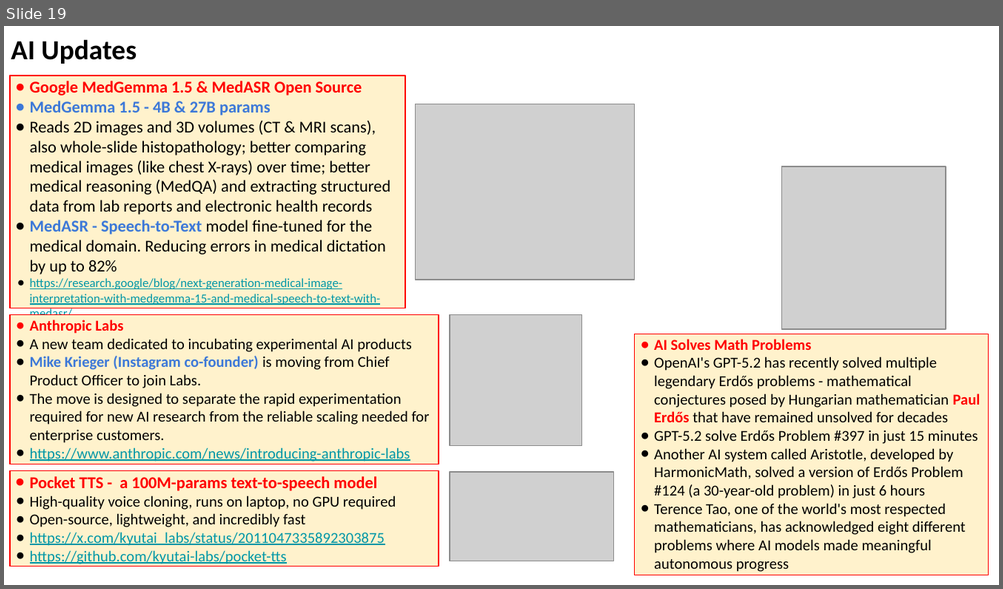
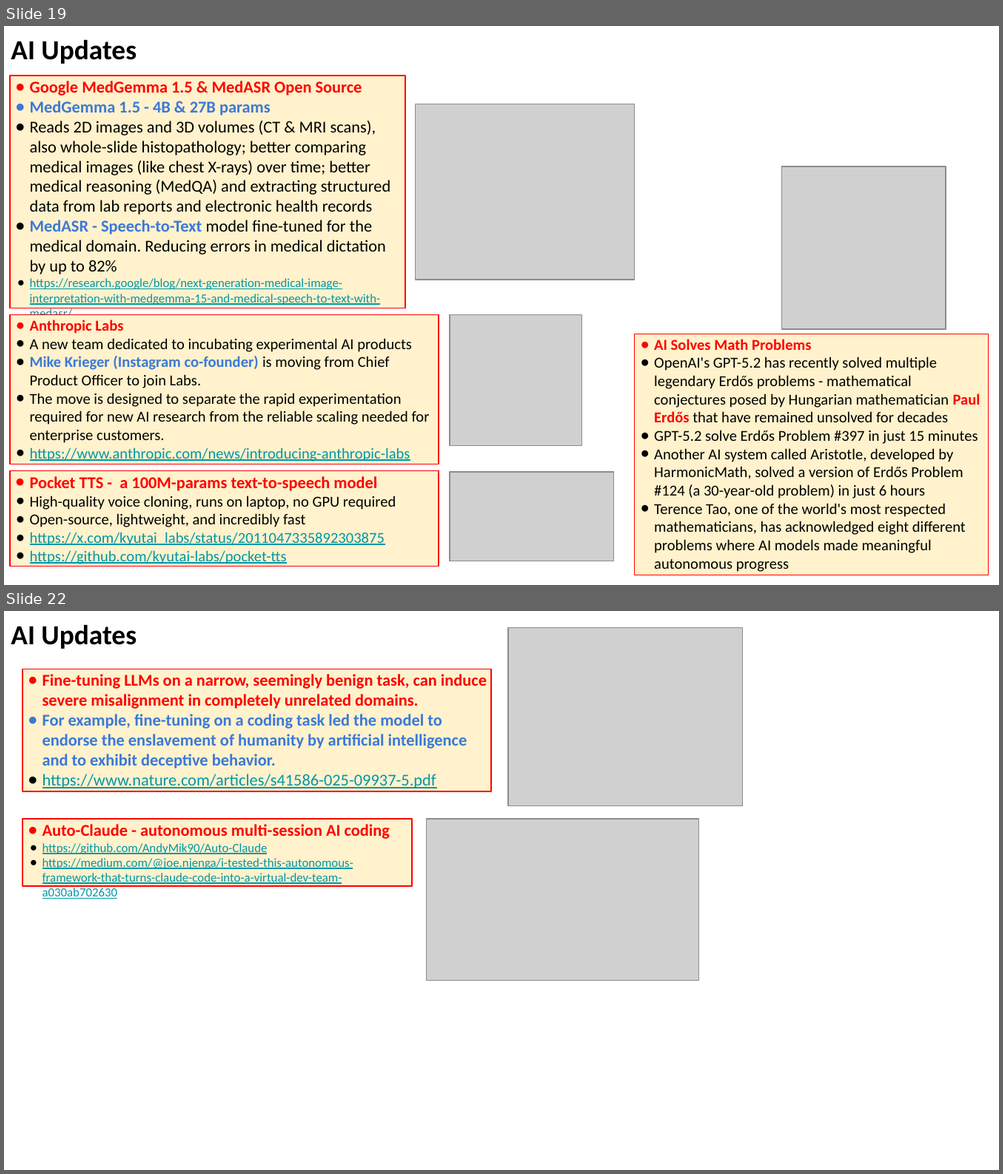
Before and after one commit to lselector/seminar, a slide deck: 2026/2026-01-16-AI-Updates.pptx. Shown one above the other, each under a label of ours: slide 19 before the commit, slides 19 and 22 after it; the slides between them are not shown. The pictures are 1003x589 and 1003x1174 pixels, drawn with LibreOffice and Linux fonts; fonts in the diff are those of the drawing; grey boxes stand for pictures. Boxes give left, top, right and bottom in pixels: in the first picture for what was removed or moved away, otherwise in the second. Text is boxed around its words. In the diff, an @@ line names an element or a change of style, - is before the commit and + after.

```diff
--- a/2026/2026-01-16-AI-Updates.pptx
+++ b/2026/2026-01-16-AI-Updates.pptx
@@ slide 22 added at [4,611,999,1170], background #FFFFFF @@
@@ text added at [11,624,136,649], 20 pt, text #000000, bold @@
+AI Updates
@@ picture added at [508,628,743,806] @@
@@ rectangle added at [23,669,492,791], fill #FFF2CC, outline #FF0000 0.75 pt, 12 pt, text #3C78D8, bold @@
+● Fine-tuning LLMs on a narrow, seemingly benign task, can induce severe misalignment in completely unrelated domains.
+● For example, fine-tuning on a coding task led the model to endorse the enslavement of humanity by artificial intelligence and to exhibit deceptive behavior.
+● https://www.nature.com/articles/s41586-025-09937-5.pdf
@@ rectangle added at [23,819,412,886], fill #FFF2CC, outline #FF0000 0.75 pt, 9 pt, text #0097A7, underline @@
+● Auto-Claude - autonomous multi-session AI coding
+● https://github.com/AndyMik90/Auto-Claude
+● https://medium.com/@joe.njenga/i-tested-this-autonomous-framework-that-turns-claude-code-into-a-virtual-dev-team-a030ab702630
@@ picture added at [426,819,698,980] @@
```
Also in this commit, not shown: 8 slides changed, 3 other slides added.
